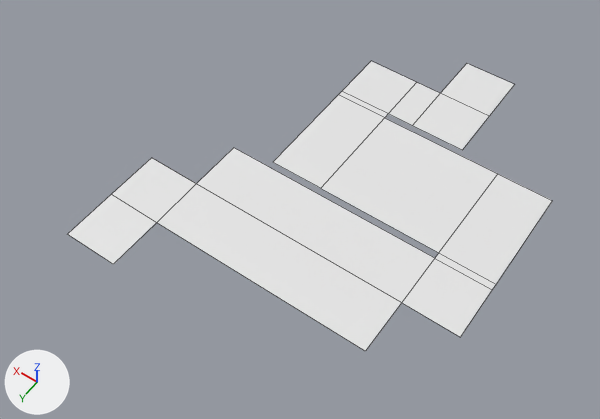
The FBX model Assets/Models/Room_03.fbx: old version first, new version second.
Rendered twice from a 50 mm camera at (-15.4, 46.0, 42.8) aimed at (3.8, 19.1, 0.6). Arrows for +X, +Y and +Z are at lower left; the lights stay in place. Mesh edges are drawn as thin lines. Where no turn or scale is listed for an object, it has been applied to the vertices.

Script lines for the objects in view, before the commit:
```python
me_plane_001 = bpy.data.meshes.new('Plane.001')
me_plane_001.from_pydata(...)  # 30 vertices, 14 faces; spans x -9.0..15.0, y 0.0..29.0, z 0.0
ob_room_03 = bpy.data.objects.new('Room_03', me_plane_001)
ob_room_03.location = (0.0, 0.0, 0.0)
```
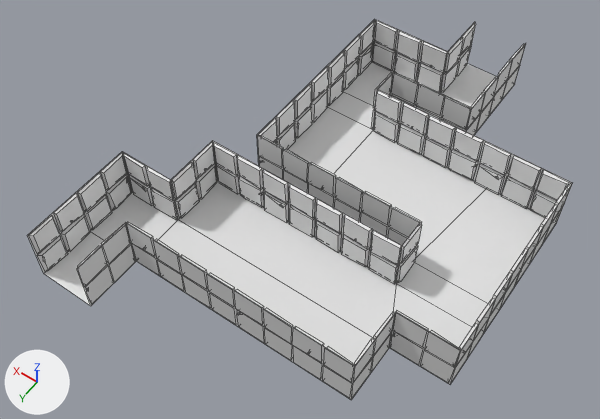
Scene script edits in JSON lines:
```json
{"block": "me_plane_001", "where": "# used by ob_room_03; location = (0.0, 0.0, 0.0)"}
{"op": "remove", "block": "me_plane_001", "code": "me_plane_001.from_pydata(...)  # 30 vertices, 14 faces; spans x -9.0..15.0, y 0.0..29.0, z 0.0"}
{"op": "add", "block": "me_plane_001", "code": "me_plane_001.from_pydata(...)  # 30 vertices, 14 faces; spans x -10.0..14.0, y 0.0..32.0, z 0.0"}
{"block": "me_plane_001", "change": "me_plane_001 part 1: 11 of the vertices in x -9.0..15.0, y 17.0..29.0, z 0.0 are moved by (-1.0, 3.0, 0.0)"}
{"block": "me_plane_001", "change": "me_plane_001 part 2: the 1 vertex in x 8.0, y 8.5, z 0.0 is moved by (0.0, 1.5, 0.0)"}
{"block": "me_plane_001", "change": "me_plane_001 part 3: the 1 vertex in x 8.0, y 16.5, z 0.0 is moved by (0.0, 1.5, 0.0)"}
{"block": "me_plane_001", "change": "me_plane_001 part 4: the 1 vertex in x -5.0, y 16.5, z 0.0 is moved by (1.0, 1.5, 0.0)"}
{"block": "me_plane_001", "change": "me_plane_001 part 5: the 1 vertex in x -5.0, y 17.0, z 0.0 is moved by (1.0, 3.0, 0.0)"}
{"op": "add", "block": "me_plane_014", "code": ["me_plane_014 = bpy.data.meshes.new('Plane.014')", "me_plane_014.from_pydata(...)  # 1503 vertices, 954 faces; spans x -10.0..14.0, y 0.0..32.0, z 0.0..3.9"]}
{"op": "add", "block": "me_room_03_curve", "code": ["me_room_03_curve = bpy.data.meshes.new('Room_03 CURVE')", "me_room_03_curve.from_pydata(...)  # 40 vertices, 18 faces; spans x -10.0..14.0, y 0.0..32.0, z 0.0..4.0"]}
{"op": "add", "block": "ob_room_03_walls", "code": ["ob_room_03_walls = bpy.data.objects.new('Room_03 Walls', me_plane_014)", "ob_room_03_walls.location = (0.0, 0.0, 0.0)"]}
{"op": "add", "block": "ob_room_03_walls_inside", "code": ["ob_room_03_walls_inside = bpy.data.objects.new('Room_03 Walls Inside', me_room_03_curve)", "ob_room_03_walls_inside.location = (0.0, 0.0, 0.0)"]}
```

Pixel boxes [x1, y1, x2, y2] of what changed, in the pictures (600 x 419 px; the box of a moved part takes in the faces that stretch with it):
```json
{"object": "Room_03", "change": "reshaped", "before": [68, 61, 552, 351], "after": [44, 62, 545, 365]}
{"object": "Room_03 Walls", "change": "added", "after": [29, 21, 572, 366]}
{"object": "Room_03 Walls Inside", "change": "added", "after": [27, 19, 572, 400]}
{"part": 1, "of": "me_plane_001", "change": "moved or reshaped", "before": [68, 158, 401, 351], "after": [44, 192, 373, 365]}
{"part": 2, "of": "me_plane_001", "change": "moved or reshaped", "before": [339, 92, 388, 118], "after": [328, 92, 374, 130]}
{"part": 3, "of": "me_plane_001", "change": "moved or reshaped", "before": [273, 95, 384, 188], "after": [288, 108, 373, 174]}
{"part": 4, "of": "me_plane_001", "change": "moved or reshaped", "before": [321, 118, 552, 284], "after": [334, 131, 545, 303]}
{"part": 5, "of": "me_plane_001", "change": "moved or reshaped", "before": [197, 148, 496, 337], "after": [179, 181, 488, 348]}
```
